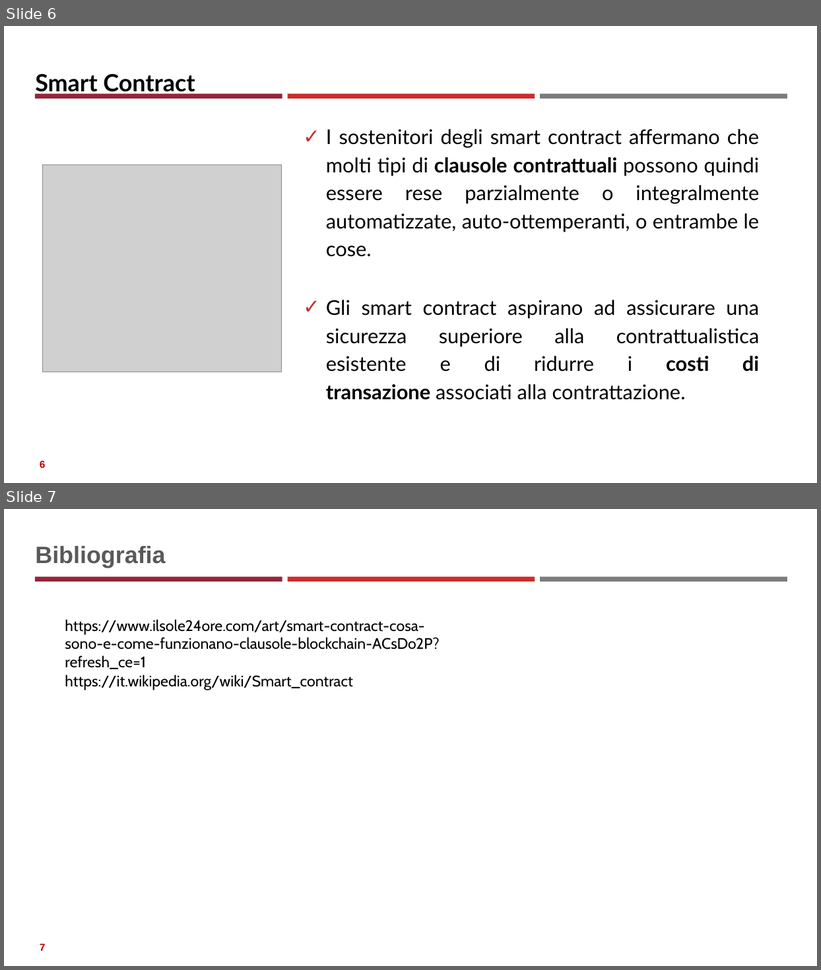
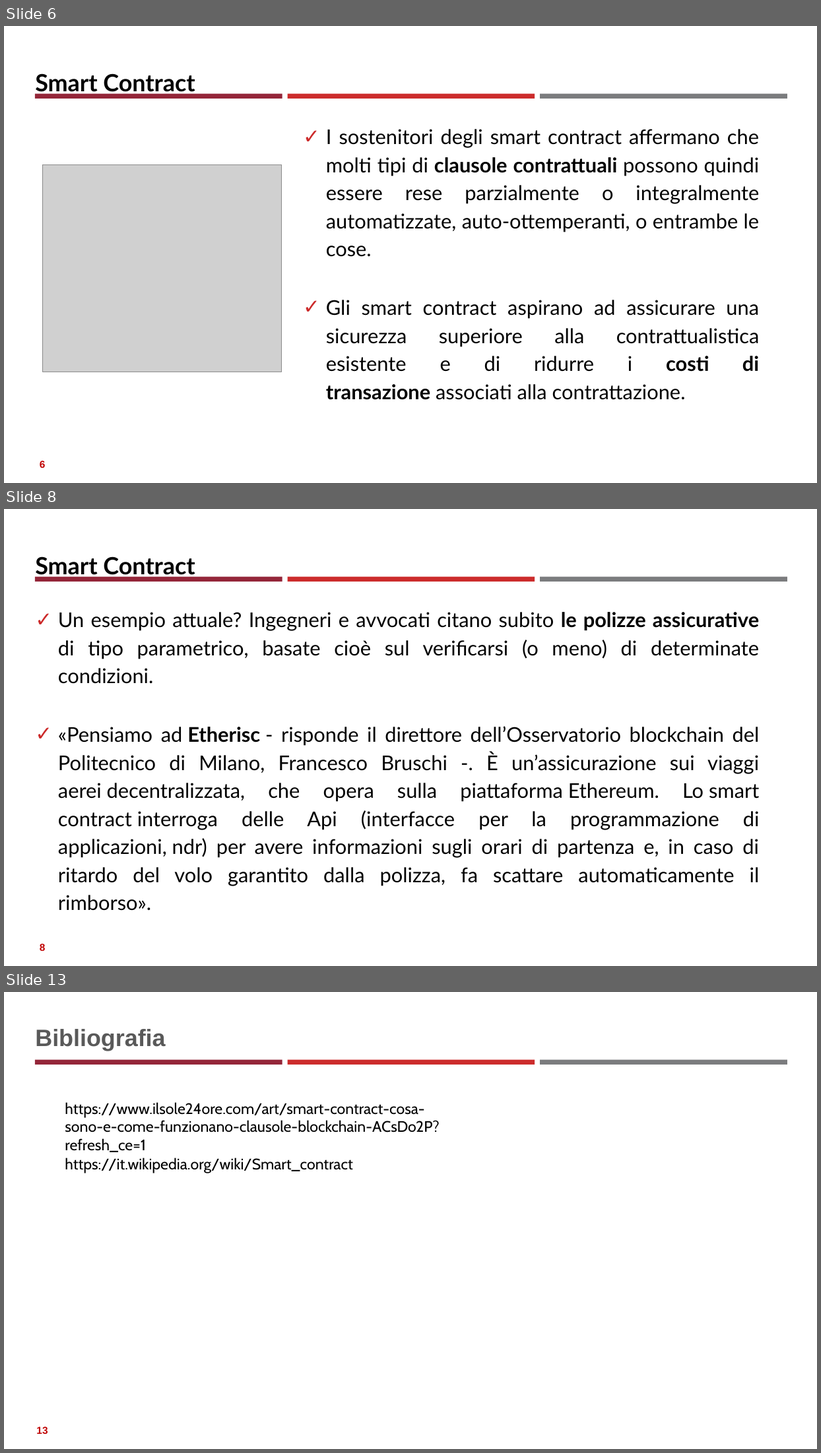
Before and after one commit to neural1977/data_science_interview_material, a slide deck: Assicurazioni/Smart Contract_ita.pptx. Shown one above the other, each under a label of ours: slides 6 and 7 before the commit, slides 6, 8 and 13 after it; the slides between them are not shown. The pictures are 821x970 and 821x1453 pixels, drawn with LibreOffice and Linux fonts; fonts in the diff are those of the drawing; grey boxes stand for pictures. Boxes give left, top, right and bottom in pixels: in the first picture for what was removed or moved away, otherwise in the second. Text is boxed around its words. In the diff, an @@ line names an element or a change of style, - is before the commit and + after.

```diff
--- a/Assicurazioni/Smart Contract_ita.pptx
+++ b/Assicurazioni/Smart Contract_ita.pptx
@@ slide 8 added at box(4, 509, 817, 966), background #FFFFFF; not listed: 3 template elements that a slide beside it also shows @@
@@ title added at box(35, 557, 195, 579), 28 pt, text #000000, bold @@
+Smart Contract
@@ text added at box(58, 612, 760, 911), 24 pt, text #000000 @@
+✓ Un esempio attuale? Ingegneri e avvocati citano subito le polizze assicurative di tipo parametrico, basate cioè sul verificarsi (o meno) di determinate condizioni.
+✓ «Pensiamo ad Etherisc - risponde il direttore dell’Osservatorio blockchain del Politecnico di Milano, Francesco Bruschi -. È un’assicurazione sui viaggi aerei decentralizzata, che opera sulla piattaforma Ethereum. Lo smart contract interroga delle Api (interfacce per la programmazione di applicazioni, ndr) per avere informazioni sugli orari di partenza e, in caso di ritardo del volo garantito dalla polizza, fa scattare automaticamente il rimborso».
@@ page number added at box(40, 944, 46, 951), 12 pt, text #C00000, bold @@
+8
@@ what was slide 7 is now slide 13 @@
@@ page number at box(36, 1427, 48, 1434): text changed @@
-7
+13
```
Also in this commit, not shown: 5 other slides added, 1 other file.
